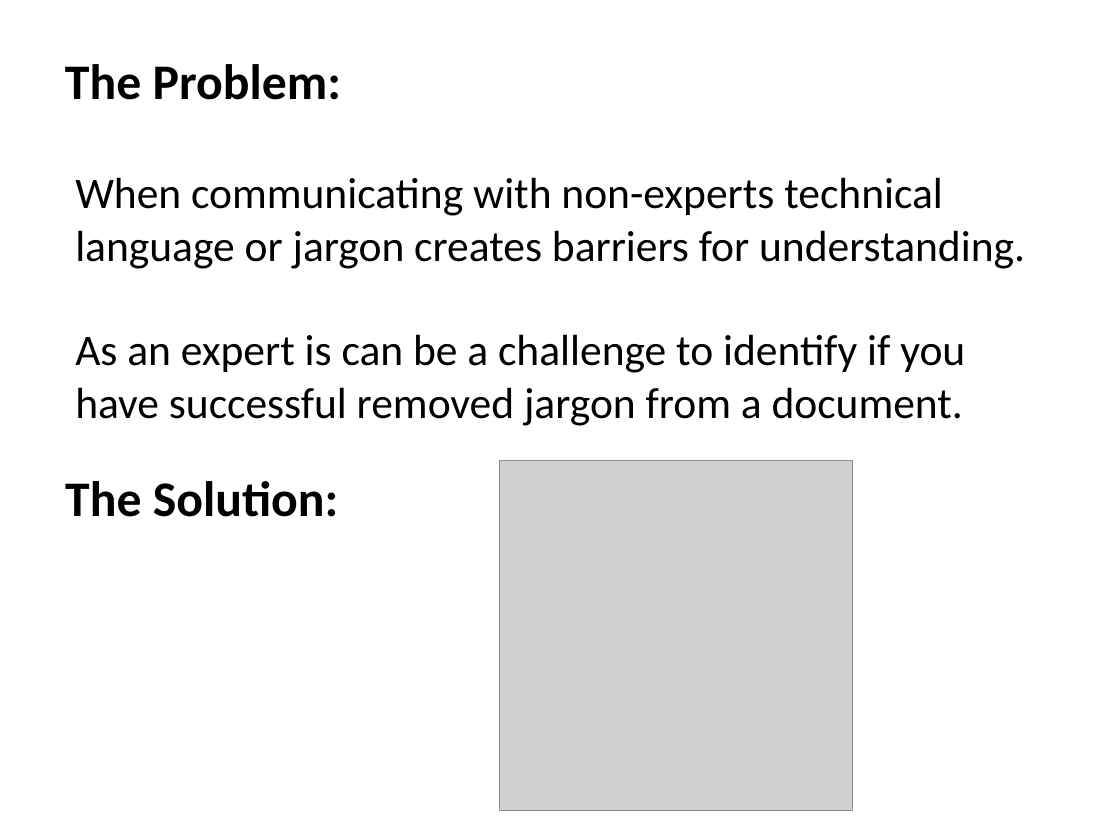
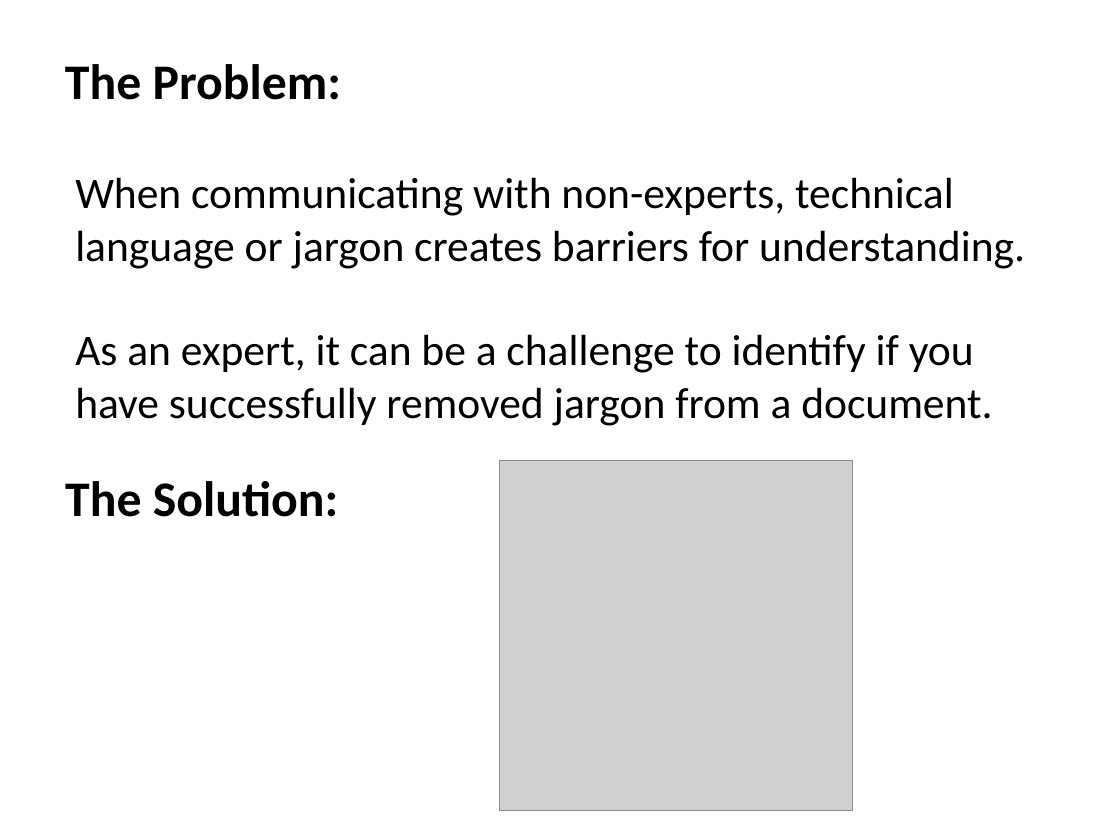
Before and after one commit to ejh243/MunroeJargonProfiler, a slide deck: slide 1 of introductory_slides/all_slides.pptx. Drawn at 1120x840 pixels with LibreOffice and Linux fonts; fonts in the diff are those of the drawing; grey boxes stand for pictures. Boxes give left, top, right and bottom in pixels: in the first picture for what was removed or moved away, otherwise in the second. Text is boxed around its words. In the diff, an @@ line names an element or a change of style, - is before the commit and + after.

Commit message:
minor edits to the slides

```diff
--- a/introductory_slides/all_slides.pptx
+++ b/introductory_slides/all_slides.pptx
@@ text at box(75, 177, 1025, 426): text changed @@
-When communicating with non-experts technical language or jargon creates barriers for understanding.
-As an expert is can be a challenge to identify if you have successful removed jargon from a document.
+When communicating with non-experts, technical language or jargon creates barriers for understanding.
+As an expert, it can be a challenge to identify if you have successfully removed jargon from a document.
```
